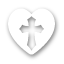
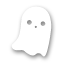
Layers edited between the first and the second 64 x 64 image:
added layer "Ebene 51" above "Ebene 50" over [11, 6, 52, 57]
hid "Ebene 50" over [8, 8, 55, 55]
